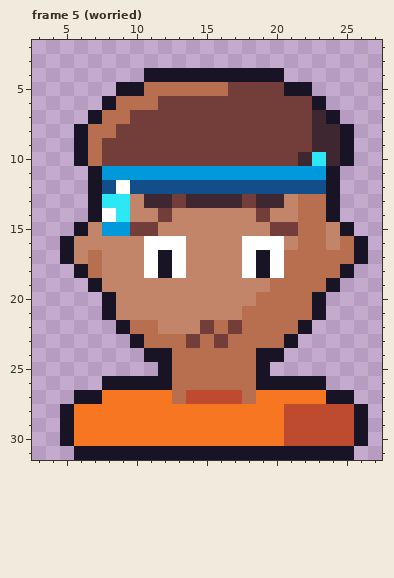
Pixel-art file, stored at art/owners/face-owner-koda.aseprite. That is the earlier state.
32x32 pixels, 5 frames. Shown: frame 5 (worried): x 3..27, y 2..31. The commit also changed other frames, which this record leaves out.
The same view after the edit:
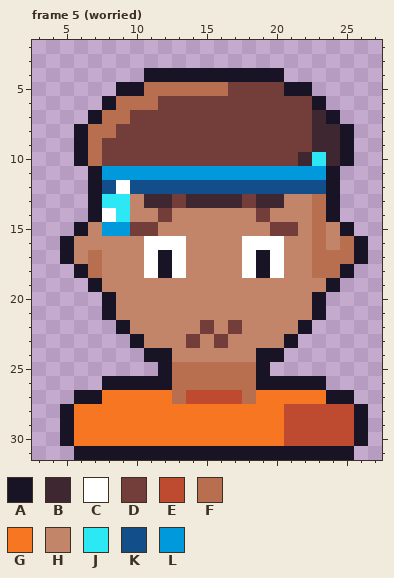
Palette (. is transparent): A #181425  B #3e2731  C #ffffff  D #733e39  E #be4a2f  F #b86f50  G #f77622  H #c28569  J #2ce8f5  K #124e89  L #0099db
Edits made:
--- frame 5 (worried)
@@ x 3..27 @@
 12 ....AKCKKKKKKKKKKKKKKA...
-13 ....AJJHBBDBBBBDBBHFFA...
-14 ....ACJHHDHHHHHHDHHFFA...
-15 ...AHLLDDHHHHHHHHDDFFHA..
-16 ..AHHHHHCCCHHHHCCCHFFHFA.
-17 ..AHFHHHCACHHHHCACFFFFFA.
-18 ...AFHHHCACHHHHCACFFFFA..
-19 ....AHHHHHHHHHHHHFFFFA...
-20 .....AHHHHHHHHHHFFFFA....
-21 .....AHHHHHHHHHFFFFFA....
-22 ......AFFHHHDFDFFFFA.....
-23 .......AFFFDFDFFFFA......
-24 ........AAFFFFFFAA.......
+13 ....AJJHBBDBBBBDBBHHFA...
+14 ....ACJHHDHHHHHHDHHHFA...
+15 ...AHLLDDHHHHHHHHDDHFHA..
+16 ..AHHHHHCCCHHHHCCCHHFHFA.
+17 ..AHFHHHCACHHHHCACHHFFFA.
+18 ...AFHHHCACHHHHCACHHFFA..
+19 ....AHHHHHHHHHHHHHHHHA...
+20 .....AHHHHHHHHHHHHHHA....
+21 .....AHHHHHHHHHHHHHHA....
+22 ......AHHHHHDHDHHHHA.....
+23 .......AHHHDHDHHHHA......
+24 ........AAHHHHHHAA.......
 25 .........AFFFFFFA........
Changed places in both pictures, as pixel boxes (x1, y1, x2, y2):
changed: (130, 194, 326, 362)
